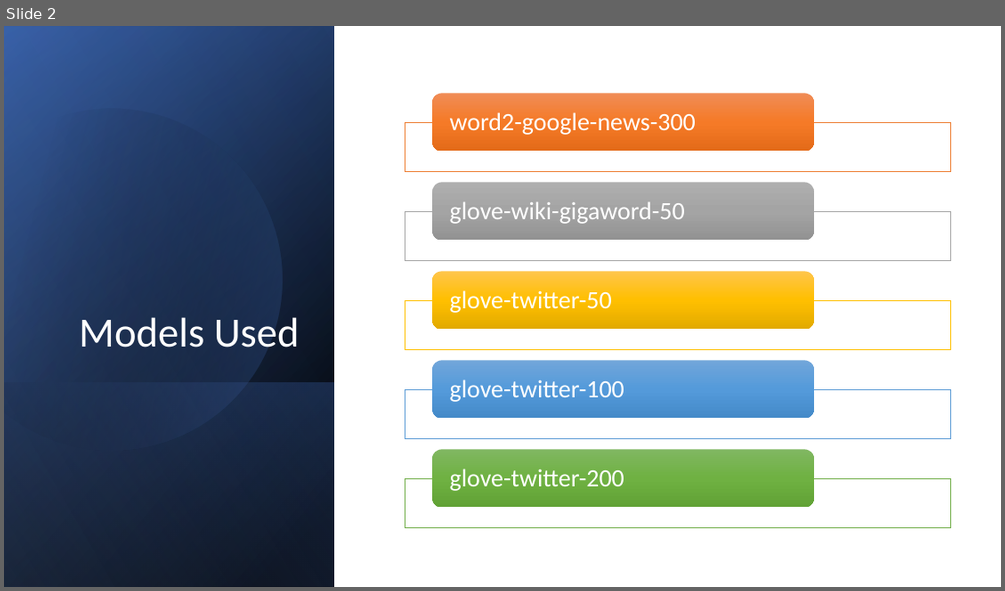
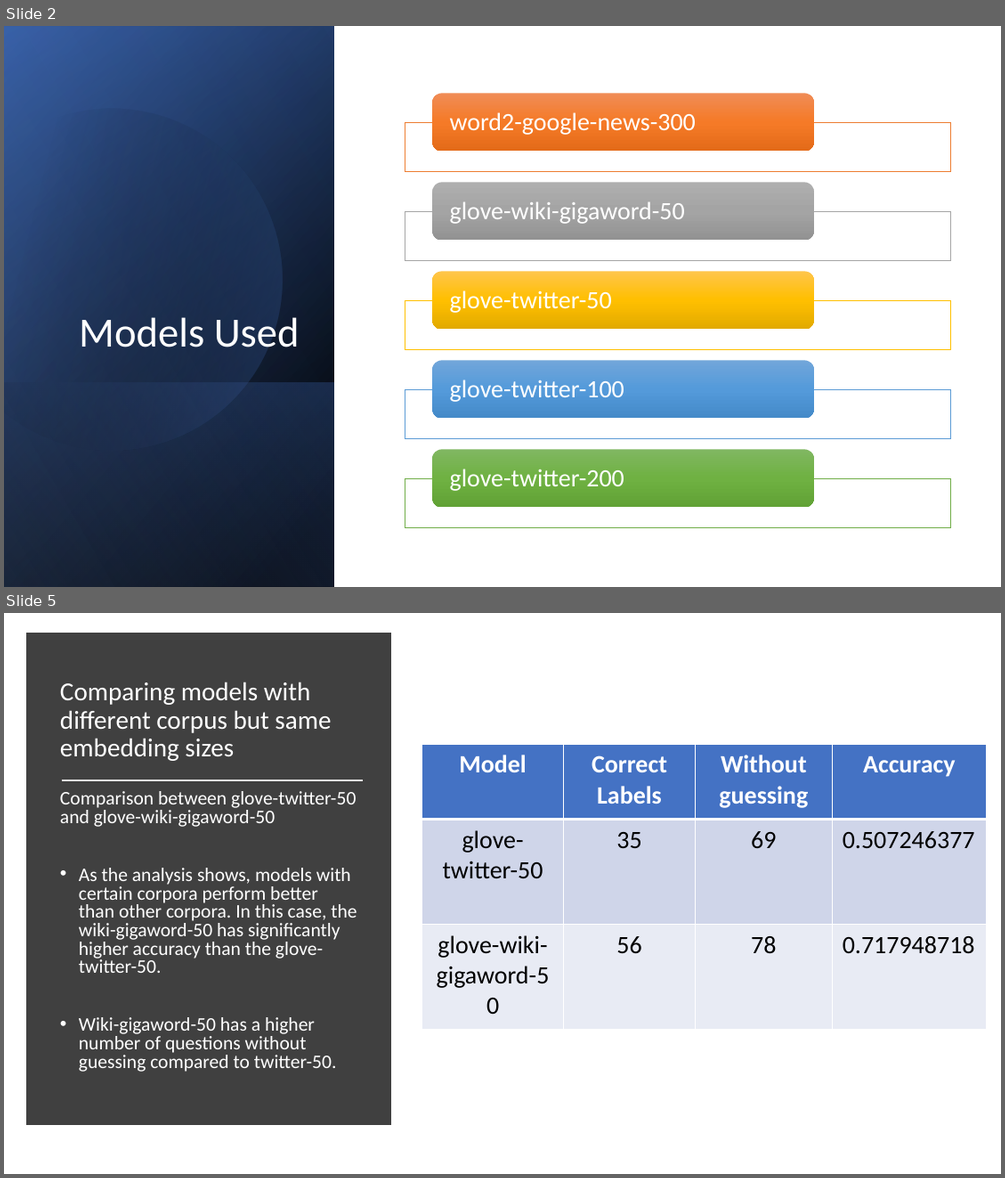
Before and after one commit to ghaithsabbagh/Comp472-MiniProject1-, a slide deck: Presentation.pptx. Shown one above the other, each under a label of ours: slide 2 before the commit, slides 2 and 5 after it; the slides between them are not shown. The pictures are 1005x591 and 1005x1178 pixels, drawn with LibreOffice and Linux fonts; fonts in the diff are those of the drawing. Boxes give left, top, right and bottom in pixels: in the first picture for what was removed or moved away, otherwise in the second. Text is boxed around its words. In the diff, an @@ line names an element or a change of style, - is before the commit and + after.

```diff
--- a/Presentation.pptx
+++ b/Presentation.pptx
@@ slide 5 added at box(4, 613, 1001, 1174), background #FFFFFF @@
@@ rectangle added at box(32, 638, 386, 1120), fill #404040, outline #404040 10 pt @@
@@ title added at box(60, 682, 331, 761), 25 pt, text #FFFFFF @@
+Comparing models with different corpus but same embedding sizes
@@ table added at box(422, 745, 987, 1030), 3 rows, 4 columns @@
+Model | Correct Labels | Without guessing | Accuracy
+glove-twitter-50 | 35 | 69 | 0.507246377
+glove-wiki-gigaword-50 | 56 | 78 | 0.717948718
@@ text added at box(60, 791, 356, 1071), 18.5 pt, text #FFFFFF @@
+Comparison between glove-twitter-50 and glove-wiki-gigaword-50
+• As the analysis shows, models with certain corpora perform better than other corpora. In this case, the wiki-gigaword-50 has significantly higher accuracy than the glove-twitter-50.
+• Wiki-gigaword-50 has a higher number of questions without guessing compared to twitter-50.
@@ line added from (62, 780) to (363, 780), #E7E6E6 1.75 pt @@
```
Also in this commit, not shown: 1 slide changed, 4 other slides added, 2 slides removed.
